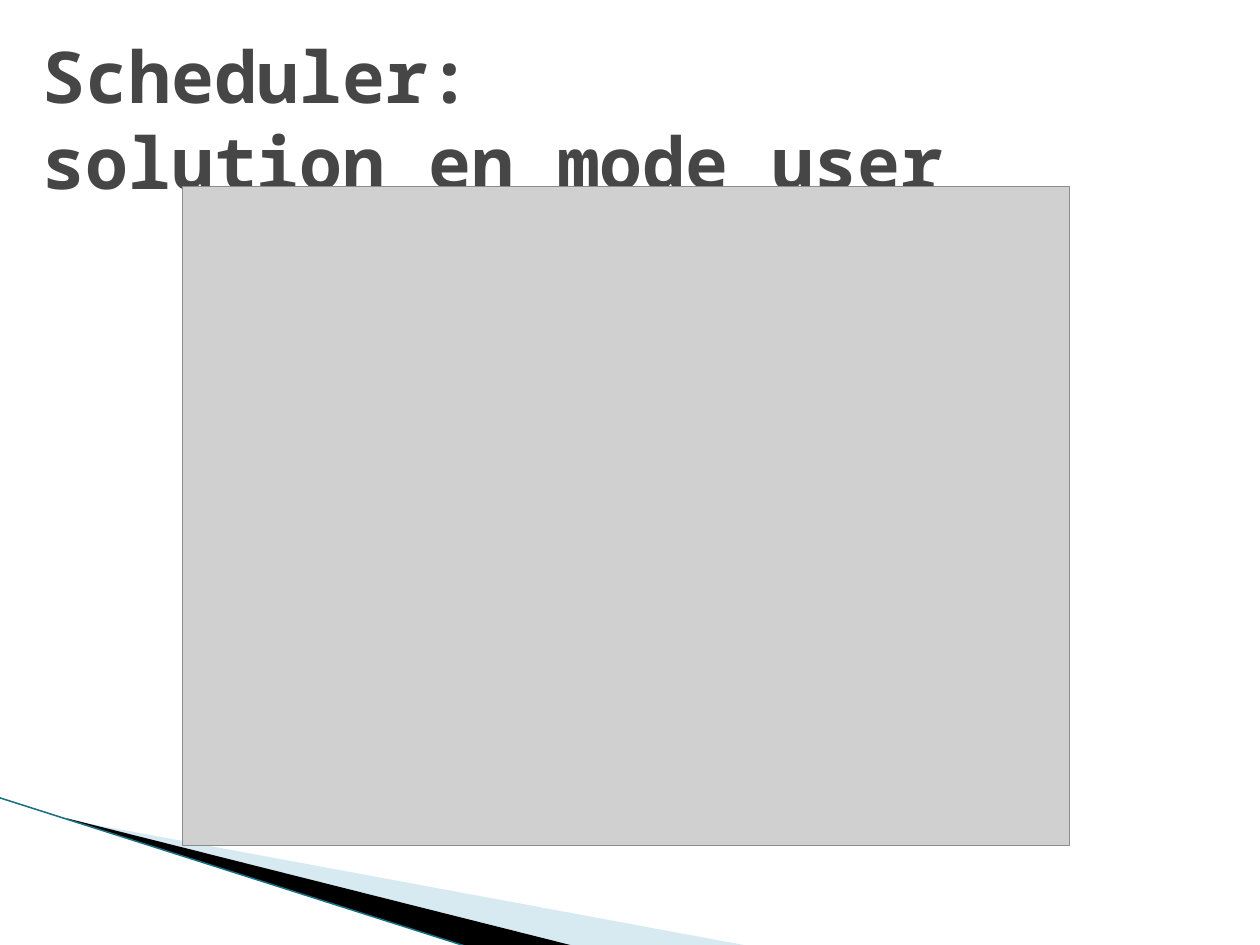
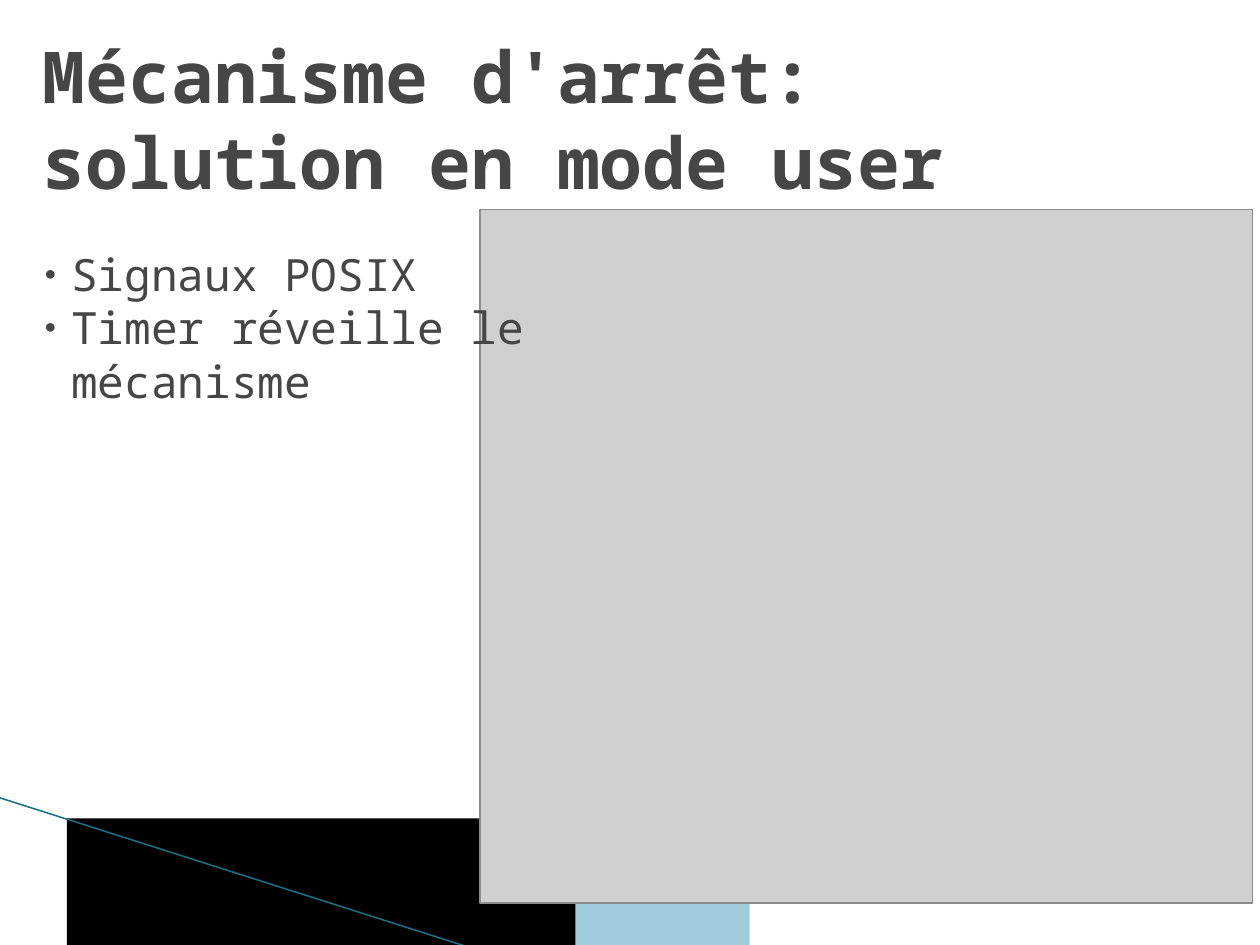
Before and after one commit to robertoxmed/c_memory_monitor, a slide deck: slide 10 of doc/Temps-Réel et Multi-coeurs.pptx (slide 9 before the commit). Drawn at 1260x945 pixels with LibreOffice and Linux fonts; fonts in the diff are those of the drawing; grey boxes stand for pictures; background and template pictures are left out. Boxes give left, top, right and bottom in pixels: in the first picture for what was removed or moved away, otherwise in the second. Text is boxed around its words. In the diff, an @@ line names an element or a change of style, - is before the commit and + after.

```diff
--- a/doc/Temps-Réel et Multi-coeurs.pptx
+++ b/doc/Temps-Réel et Multi-coeurs.pptx
@@ text at (43,47,942,190): text changed @@
-Scheduler:
-solution en mode user
+Mécanisme d'arrêt:
+solution en mode user
@@ picture: place and size @@
-picture at (183,186,1070,845)
+picture at (480,209,1253,903)
@@ text added at (71,257,524,399), 28 pt, text #464646 @@
+● Signaux POSIX
+● Timer réveille le mécanisme
@@ line (0, 798) - (468, 945): stroke #97C5D8 0.95 pt to #196F85 0.96 pt @@
@@ freeform shape removed at (67,819,576,945) @@
@@ rectangle added at (67,819,576,945), fill #000000 @@
@@ freeform shape removed at (69,820,750,945) @@
@@ rectangle added at (69,820,750,945), fill #9FCBDC @@
```
Also in this commit, not shown: 10 other slides changed, 3 slides added, 2 slides removed.
